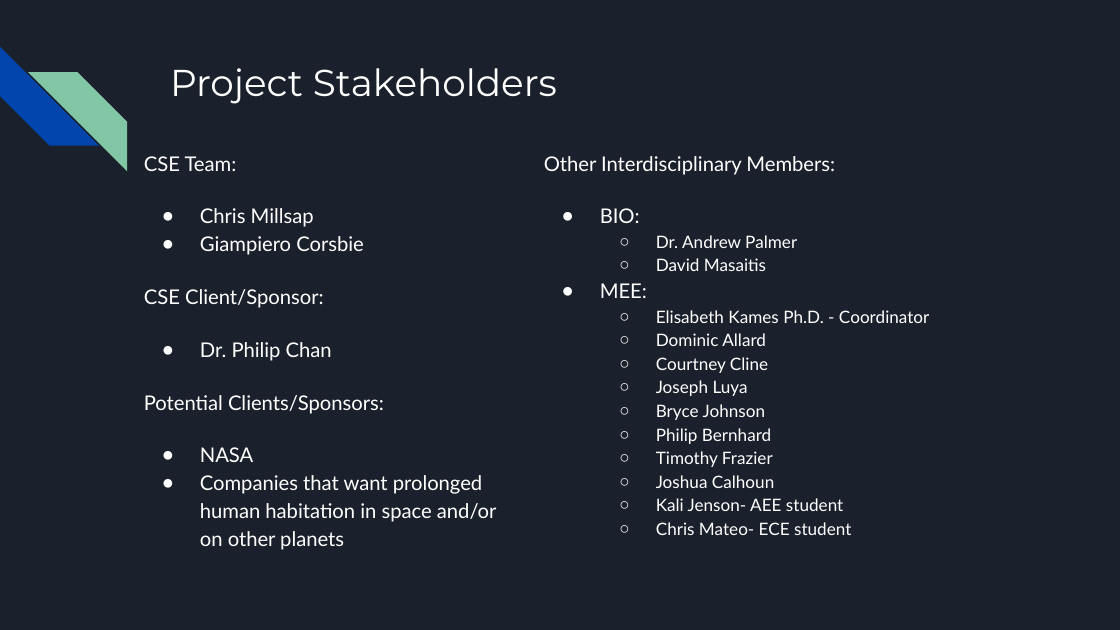
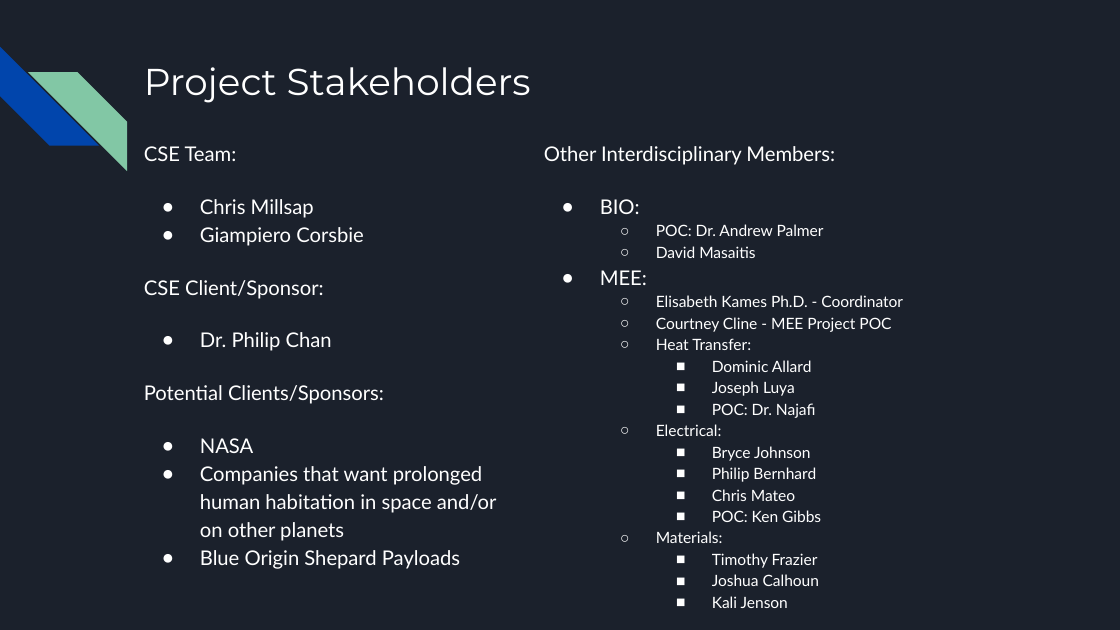
Before and after one commit to killsap/automated-multi-cycle-farming-in-space-website, a slide deck: slide 2 of docs/ProjectPlanPresentation.pptx. Drawn at 1120x630 pixels with LibreOffice and Linux fonts; fonts in the diff are those of the drawing. Boxes give left, top, right and bottom in pixels: in the first picture for what was removed or moved away, otherwise in the second. Text is boxed around its words. In the diff, an @@ line names an element or a change of style, - is before the commit and + after.

Commit message:
Updated page

```diff
--- a/docs/ProjectPlanPresentation.pptx
+++ b/docs/ProjectPlanPresentation.pptx
@@ title "Project Stakeholders": place and size @@
-title "Project Stakeholders" at bbox=[170, 68, 557, 104]
+title "Project Stakeholders" at bbox=[144, 67, 531, 103]
@@ text "CSE Team:": place and size @@
-text "CSE Team:" at bbox=[144, 156, 497, 550]
+text "CSE Team:" at bbox=[144, 146, 497, 569]
@@ text "Other Interdisciplinary Members:": place and size @@
-text "Other Interdisciplinary Members:" at bbox=[544, 156, 929, 535]
+text "Other Interdisciplinary Members:" at bbox=[544, 146, 903, 608]
@@ text at bbox=[656, 224, 824, 236]: text changed; size 11 to 10 pt @@
-  ○ Dr. Andrew Palmer
+  ○ POC: Dr. Andrew Palmer
@@ text at bbox=[656, 246, 903, 586]: size 11 to 10 pt in "David Masaitis", "Elisabeth Kames Ph.D. - Coordinator", "Dominic Allard", "Joseph Luya" and 4 more places; indent changed; bullet ○ to ■; list level 2 to 3 in "Dominic Allard"; list level 2 to 3 in "Joseph Luya"; list level 2 to 3 in "Bryce Johnson"; list level 2 to 3 in "Philip Bernhard"; list level 2 to 3 in "Timothy Frazier"; list level 2 to 3 in "Joshua Calhoun" @@
@@ text at bbox=[656, 317, 891, 350]: paragraphs added @@
+  ○ Courtney Cline - MEE Project POC
+  ○ Heat Transfer:
@@ text at bbox=[656, 357, 768, 373]: paragraph removed @@
-  ○ Courtney Cline
@@ text at bbox=[656, 403, 816, 436]: paragraphs added @@
+    ■ POC: Dr. Najafi
+  ○ Electrical:
@@ text at bbox=[656, 489, 821, 543]: paragraphs added @@
+    ■ Chris Mateo
+    ■ POC: Ken Gibbs
+  ○ Materials:
@@ text at bbox=[200, 550, 460, 569]: paragraph added @@
+● Blue Origin Shepard Payloads
@@ text at bbox=[712, 596, 788, 608]: text changed; size 11 to 10 pt @@
-  ○ Kali Jenson- AEE student
-  ○ Chris Mateo- ECE student
+    ■ Kali Jenson
```
Also in this commit, not shown: 1 other slide changed, 1 slide added.
